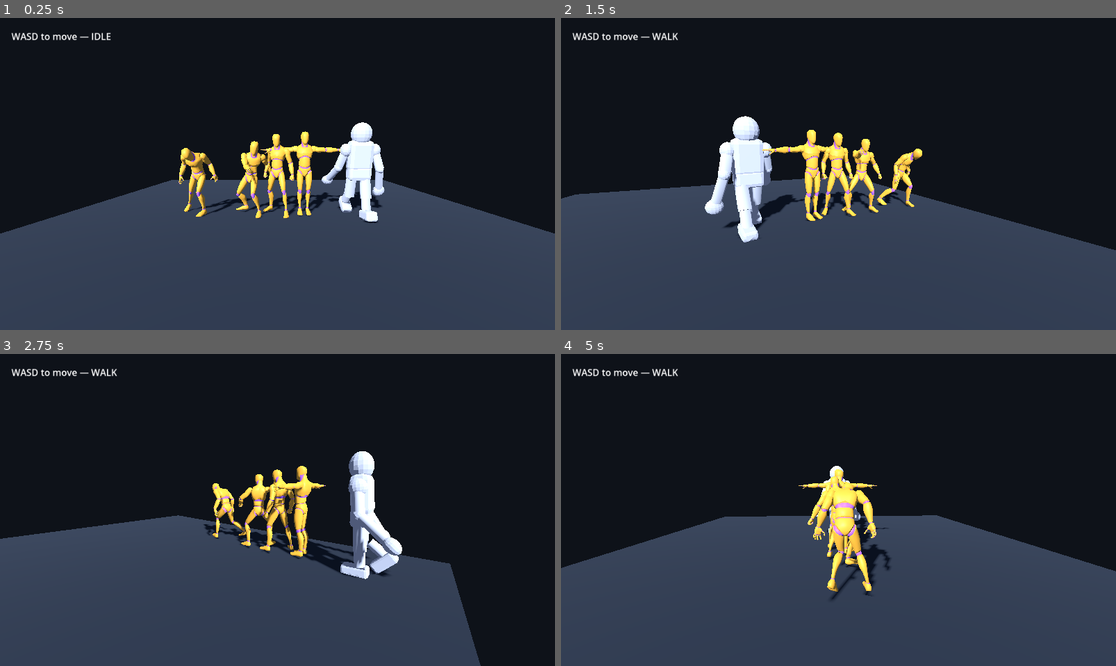
Above: before the commit, frames 1-4 (two rows, left to right).
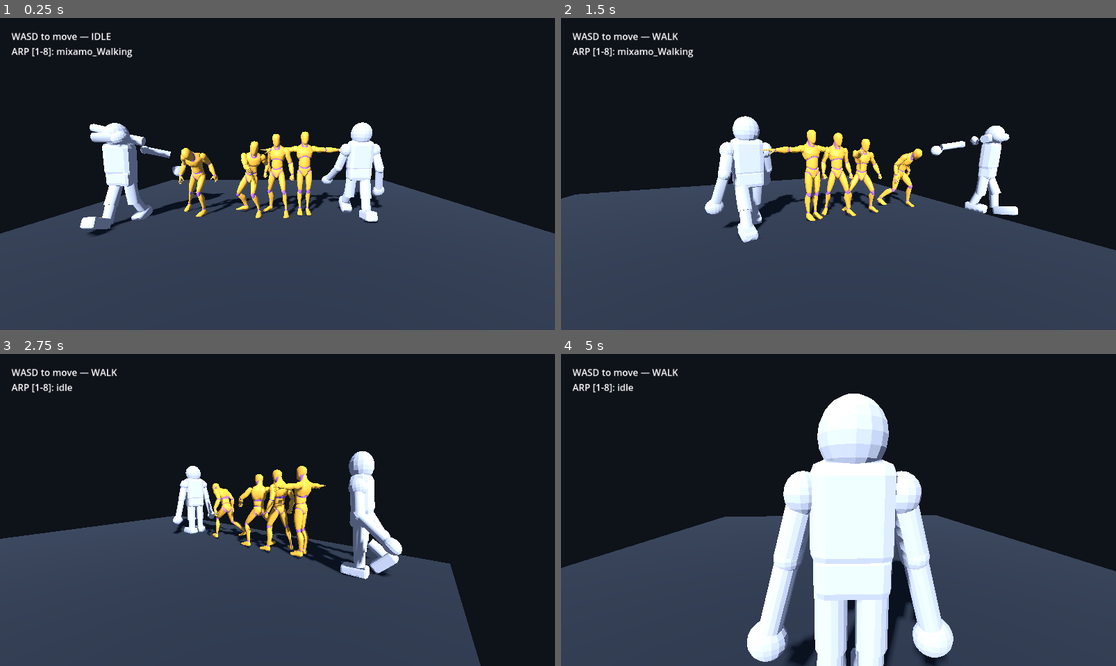
Above: after the commit, the same moments.

Repository: pmaho/godot-humanoid-prototype
Game: Godot game, scene res://main.tscn
The game is run twice, just before and just after one commit, with the same random seed, the same clock (stepped at 60 frames per second) and the same inputs.
Inputs:
- Up to frame 1 (0.25 s): no input
- Up to frame 2 (1.5 s): tap Enter at 0.5 s; hold D (move_right) 0.53-1.28 s; tap 0 at 0.6 s; tap 1 at 0.8, 1.35 s; hold S (move_back) from 1.28 s (still down)
- Up to frame 3 (2.75 s): tap 8 at 1.55, 2.1 s; release S (move_back) at 2.03 s; hold D (move_right) from 2.03 s (still down); tap 0 at 2.3 s
- Up to frame 4 (5 s): release D (move_right) at 2.78 s; hold W (move_forward) 2.78-3.53 s; tap 0 at 2.85, 4.55 s; tap 1 at 3.05, 3.6 s; hold A (move_left) from 3.53 s (still down); tap 8 at 3.8, 4.35 s

The runs differ from the first frame. In frame 1, 2.8% of the frame differs, in the area x 2-41%, y 9-70%; in frame 2, 1.6%; in frame 3, 1.1%; in frame 4, 19%, in the area x 2-71%, y 9-100%.

Commit message:
Add ARP-rigged Mixamo dummy: skinned GLB with 8 Mixamo animations + key switching (1-8)

Diff:
--- a/main.gd
+++ b/main.gd
@@ -10,12 +10,27 @@
 var player_anim: AnimationPlayer
 var model_instances: Array[Node3D] = []
 var player_instance: Node3D
+var arp_instance: Node3D
+var arp_anim: AnimationPlayer
+
+# 8 Mixamo animations on the ARP dummy, selected with keys 1-8 (0 = idle)
+const MIXAMO_ANIMS := [
+	"mixamo_Walking",
+	"mixamo_Running",
+	"mixamo_Idle",
+	"mixamo_Jump",
+	"mixamo_Punching",
+	"mixamo_Hip_Hop_Dancing",
+	"mixamo_Start_Walking_Backwards",
+	"mixamo_Walking_Left_Turn",
+]
 
 const DUMMY_ASSETS := [
 	{"path": UAL2, "position": Vector3(-1.8, 0.0, 0.0), "anim": "Zombie_Walk_Fwd"},
 	{"path": UAL2, "position": Vector3(-0.6, 0.0, 0.0), "anim": "TreeChopping"},
 	{"path": UAL2, "position": Vector3(0.6, 0.0, 0.0), "anim": "Sword_Idle"},
 	{"path": "res://featureless_dummy.glb", "position": Vector3(1.8, 0.0, 0.0), "anim": "walk"},
+	{"path": "res://assets/arp_mixamo_dummy.glb", "position": Vector3(-3.2, 0.0, 0.0), "anim": "mixamo_Walking"},
 ]
 
 func _ready() -> void:
@@ -26,7 +41,10 @@
 	$CharacterBody3D/CollisionShape3D.position.y = 0.9
 	player_instance = _add_model(UAL1, Vector3.ZERO, "Idle")
 	for item in DUMMY_ASSETS:
-		_add_model(item.path, item.position, item.anim)
+		var inst := _add_model(item.path, item.position, item.anim)
+		if item.path == "res://assets/arp_mixamo_dummy.glb":
+			arp_instance = inst
+			arp_anim = _find_anim_player(inst)
 
 func _add_model(path: String, pos: Vector3, anim_name: String) -> Node3D:
 	var scene_asset: PackedScene = load(path)
@@ -75,8 +93,9 @@
 		if player_anim.has_animation(ual_name):
 			player_anim.play(ual_name)
 		# dummies keep their loops; the featureless dummy toggles walk/idle
+		# (ARP dummy is excluded — its animation is user-selected via 1-8)
 		for instance in model_instances:
-			if instance == player_instance:
+			if instance == player_instance or instance == arp_instance:
 				continue
 			var a := _find_anim_player(instance)
 			if a != null:
@@ -84,9 +103,28 @@
 				if a.has_animation(target) and a.current_animation != target:
 					a.play(target)
 
+func _unhandled_key_input(event: InputEvent) -> void:
+	if event is InputEventKey and event.pressed and not event.echo:
+		if event.keycode == KEY_0:
+			_play_arp(-1)  # idle
+		elif event.keycode >= KEY_1 and event.keycode <= KEY_8:
+			_play_arp(event.keycode - KEY_1)
+
+func _play_arp(idx: int) -> void:
+	if arp_anim == null:
+		return
+	var anim_name: String = "idle" if idx < 0 else MIXAMO_ANIMS[idx]
+	if arp_anim.has_animation(anim_name):
+		arp_anim.play(anim_name)
+		print("ARP anim -> ", anim_name)
+
 func _process(_delta: float) -> void:
 	$Camera3D.look_at(player.global_position + Vector3(0, 0.9, 0), Vector3.UP)
-	$UI/Label.text = "WASD to move — %s" % ("WALK" if player.velocity.length() > 0.1 else "IDLE")
+	var state := "WALK" if player.velocity.length() > 0.1 else "IDLE"
+	var arp_now := ""
+	if arp_anim != null:
+		arp_now = arp_anim.current_animation
+	$UI/Label.text = "WASD to move — %s\nARP [1-8]: %s" % [state, arp_now]
 
 func _enter_tree() -> void:
 	var env := WorldEnvironment.new()
Binary file added: assets/arp_mixamo_dummy.glb
